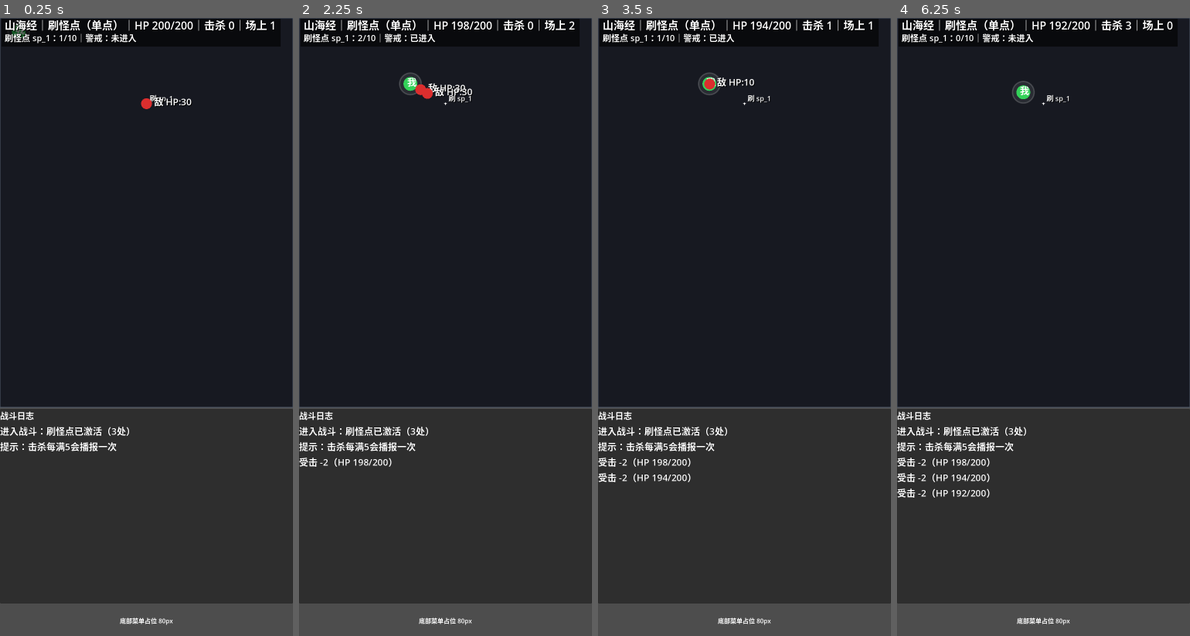
Above: before the commit, frames 1-4 (left to right).
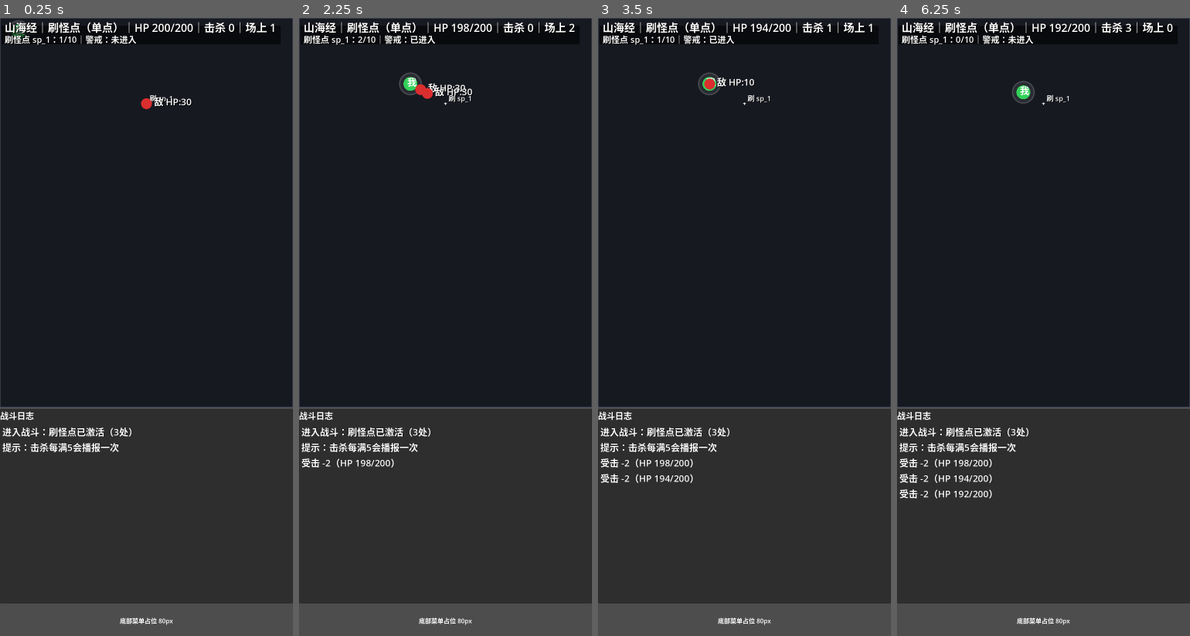
Above: after the commit, the same moments.

Repository: eat-chestnut/shanhaiidle
Game: Godot game, scene res://ui/pages/PageBattle.tscn
Same seed, same stepped clock (60 frames per second), same inputs: the game is played once before the commit and once after it.
Inputs:
- Up to frame 1 (0.25 s): no input
- Up to frame 2 (2.25 s): no input
- Up to frame 3 (3.5 s): tap Enter at 2.75 s
- Up to frame 4 (6.25 s): tap Space at 4.25 s; tap Enter at 5 s

The runs differ from the first frame. In frame 1, 2.1% of the frame differs, in the area x 0-94%, y 0-71%; in frame 2, 2.3%; in frame 3, 2.6%; in frame 4, 2.9%, in the area x 0-95%, y 0-78%.

Commit message:
Prompt 1.25：界面小优化（HUD 背景高度缩小 + 日志区 padding）
目标：在不改变布局结构的前提下，让界面更“像手游”。

A) BattleCanvas HUD 背景条优化
- 把 HUD 背景矩形高度从当前值改为 48
- 内边距：文字 Y 坐标下移 6（避免贴边）
- HUD 两行文字行距保持清晰（第二行 y = 第一行 y + 28）

B) PageBattle.tscn 的 LogWrap：
- “战斗日志”标题和 LogPanel 之间加 8px 间距
- LogPanel 左右 padding 额外 +6（让文字别贴边）

验收：
- HUD 不再显得“顶上很厚”
- 日志更舒展好读

Diff:
--- a/ui/pages/BattleCanvas.gd
+++ b/ui/pages/BattleCanvas.gd
@@ -523,14 +523,14 @@
 	var hp_max: int = int(player.get("max_hp", hp_now))
 	var hud_line_1 := "%s｜HP %d/%d｜击杀 %d｜场上 %d" % [stage_name, hp_now, hp_max, kills, enemies.size()]
 	var hud_line_2 := _build_spawn_status_line()
-	var hud_pos_1 := Vector2(12, 30)
-	var hud_pos_2 := Vector2(12, 60)
+	var hud_pos_1 := Vector2(12, 36)
+	var hud_pos_2 := hud_pos_1 + Vector2(0, 28)
 	var hud_bg_width: float = maxf(
 		_measure_text_width(hud_line_1, HUD_LABEL_SIZE),
 		_measure_text_width(hud_line_2, HUD_SUB_LABEL_SIZE)
 	) + 20.0
 	hud_bg_width = minf(size.x - 16.0, hud_bg_width)
-	var hud_bg_rect := Rect2(hud_pos_1 + Vector2(-8, -28), Vector2(hud_bg_width, 72))
+	var hud_bg_rect := Rect2(hud_pos_1 + Vector2(-8, -16), Vector2(hud_bg_width, 48))
 	draw_rect(hud_bg_rect, Color(0, 0, 0, 0.6), true)
 
 	_draw_label(
--- a/ui/pages/PageBattle.tscn
+++ b/ui/pages/PageBattle.tscn
@@ -1,8 +1,15 @@
-[gd_scene load_steps=4 format=3]
+[gd_scene load_steps=5 format=3]
 
 [ext_resource type="Script" path="res://ui/pages/PageBattle.gd" id="1_jqyvh"]
 [ext_resource type="Script" path="res://ui/pages/BattleCanvas.gd" id="2_u5g0q"]
 [ext_resource type="PackedScene" path="res://ui/components/LogPanel.tscn" id="3_2of85"]
+
+[sub_resource type="StyleBoxFlat" id="StyleBoxFlat_logpanel_pad"]
+bg_color = Color(0, 0, 0, 0)
+content_margin_left = 6.0
+content_margin_right = 6.0
+content_margin_top = 0.0
+content_margin_bottom = 0.0
 
 [node name="PageBattle" type="Control"]
 layout_mode = 3
@@ -43,7 +50,7 @@
 layout_mode = 2
 size_flags_horizontal = 3
 size_flags_vertical = 3
-theme_override_constants/separation = 6
+theme_override_constants/separation = 8
 
 [node name="LogTitle" type="Label" parent="RootVBox/LogWrap/LogVBox"]
 layout_mode = 2
@@ -54,6 +61,7 @@
 layout_mode = 2
 size_flags_horizontal = 3
 size_flags_vertical = 3
+theme_override_styles/panel = SubResource("StyleBoxFlat_logpanel_pad")
 
 [node name="BottomMenu" type="HBoxContainer" parent="RootVBox"]
 layout_mode = 2
